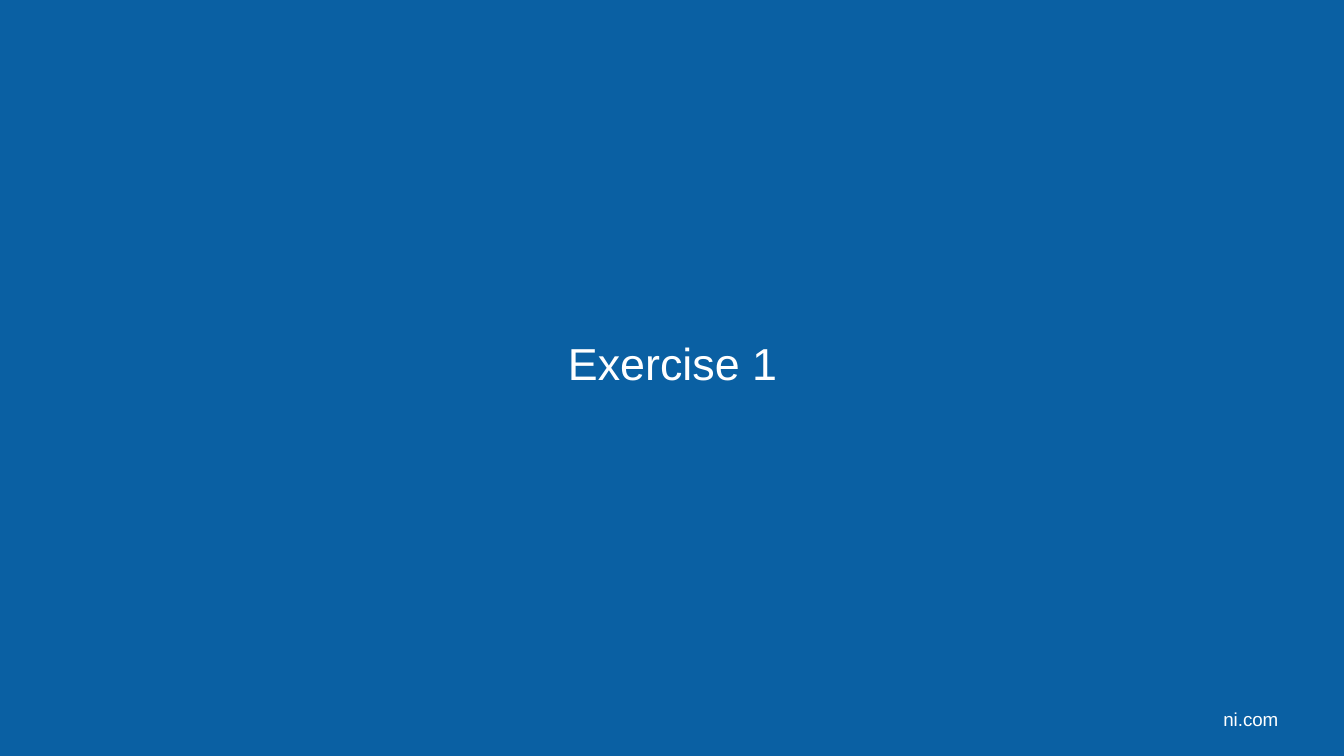
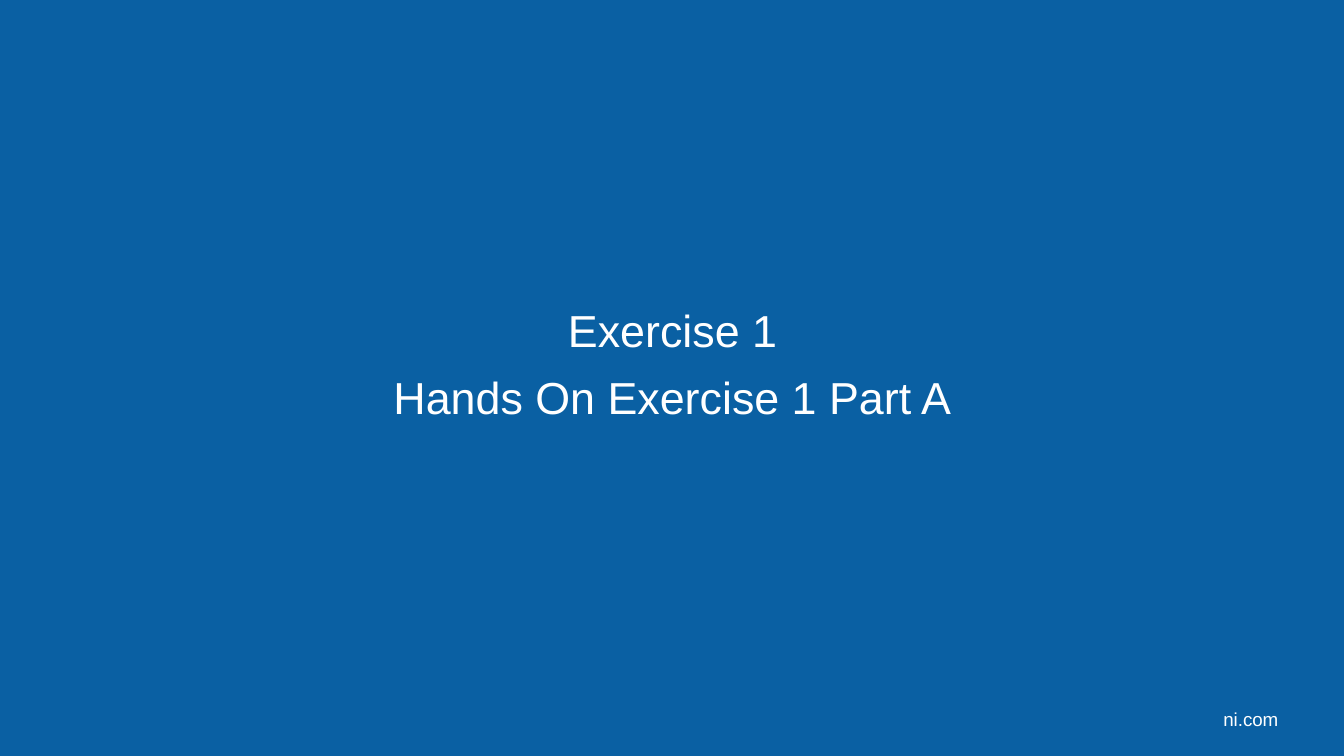
Before and after one commit to LabVIEW-DCAF/Documentation, a slide deck: slide 10 of Trunk/Getting Started Material/DCAF Training/5 Module Reuse.pptx. Drawn at 1344x756 pixels with LibreOffice and Linux fonts; fonts in the diff are those of the drawing; background and template pictures are left out. Boxes give left, top, right and bottom in pixels: in the first picture for what was removed or moved away, otherwise in the second. Text is boxed around its words. In the diff, an @@ line names an element or a change of style, - is before the commit and + after.

Commit message:
Moved Exercise 1 to MarkDown. Updated Slides on CHapter 5 to point to the right Excercises.

```diff
--- a/Trunk/Getting Started Material/DCAF Training/5 Module Reuse.pptx
+++ b/Trunk/Getting Started Material/DCAF Training/5 Module Reuse.pptx
@@ text at box(393, 381, 951, 415): paragraph added @@
+Hands On Exercise 1 Part A
```
Also in this commit, not shown: 1 other slide changed, 1 slide added, 20 other files.
